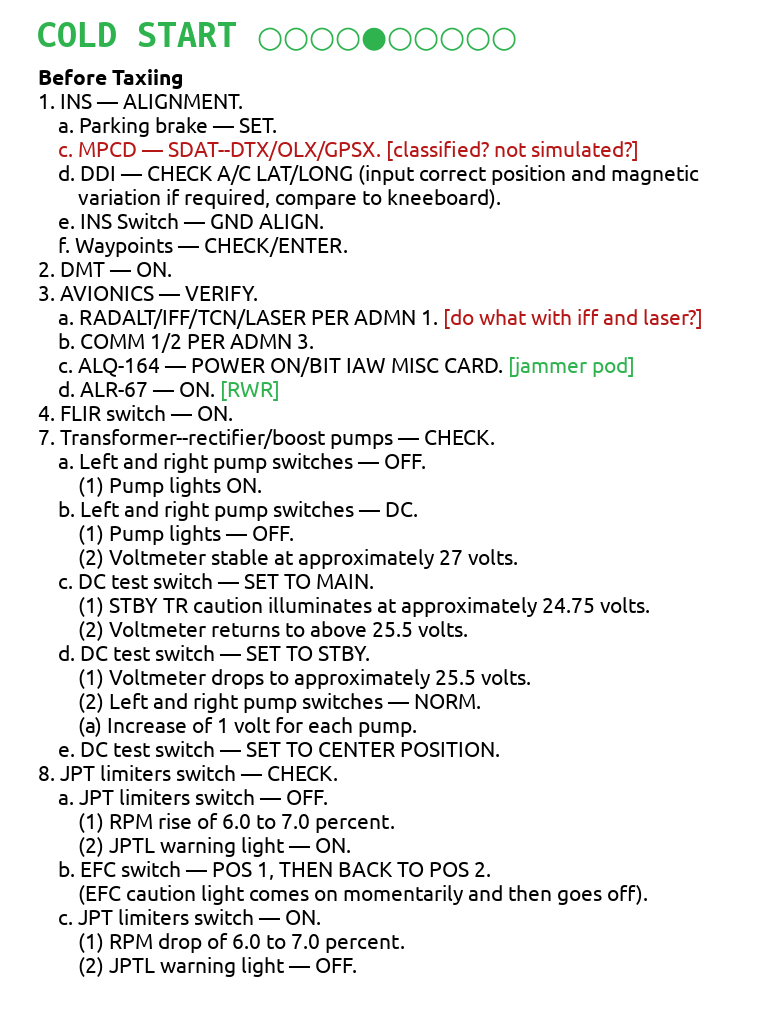
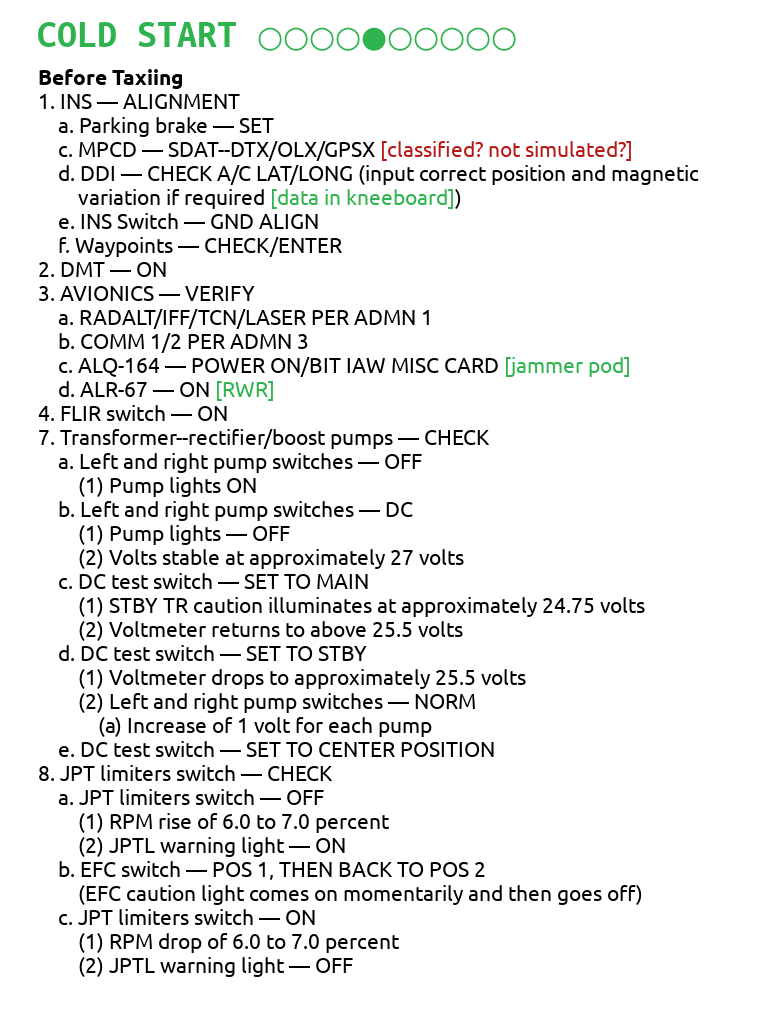
The second 768x1024 image is a revision of the first. Changes to its layers:
painted on "Before Taxiing ..." over [59, 106, 701, 973]
